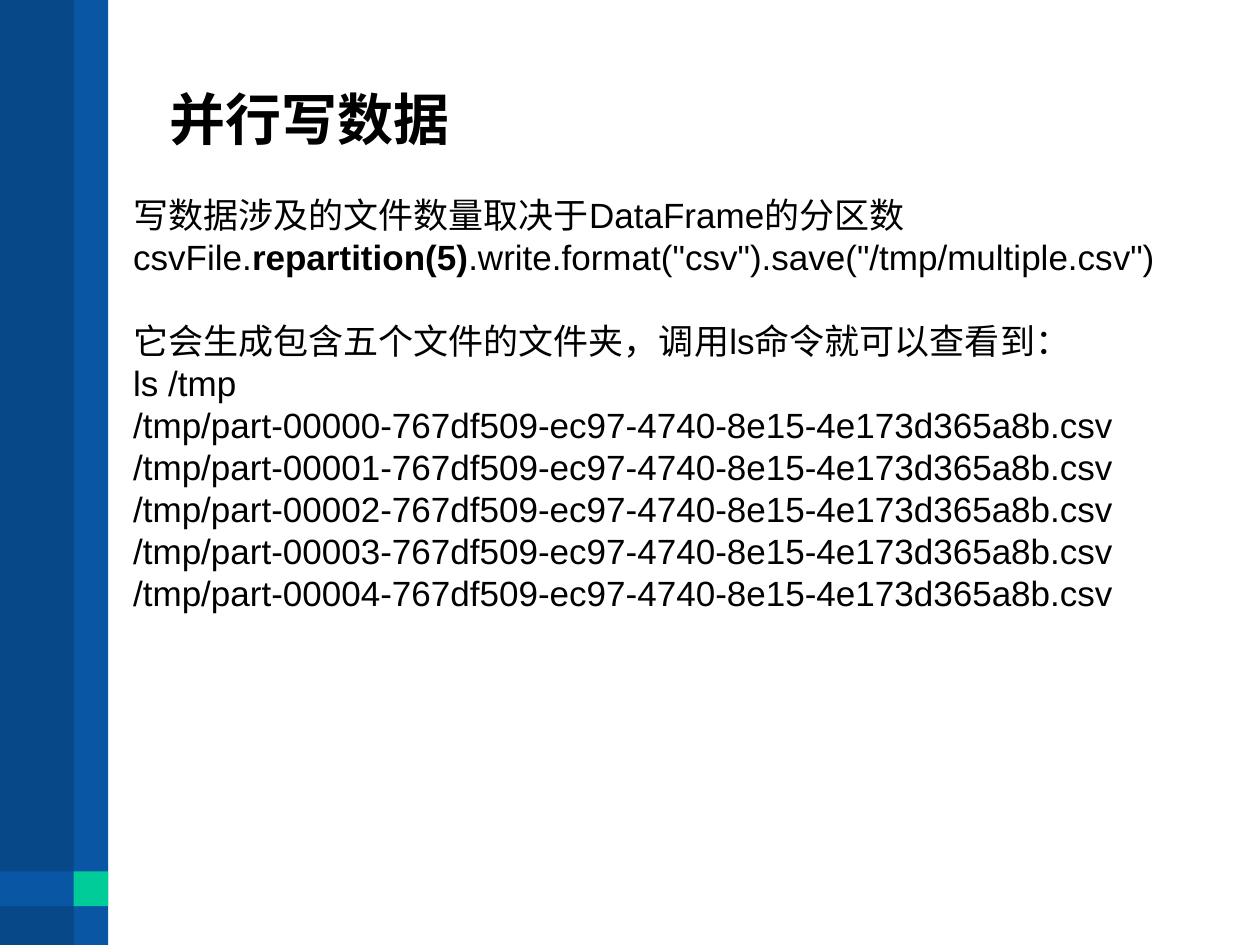
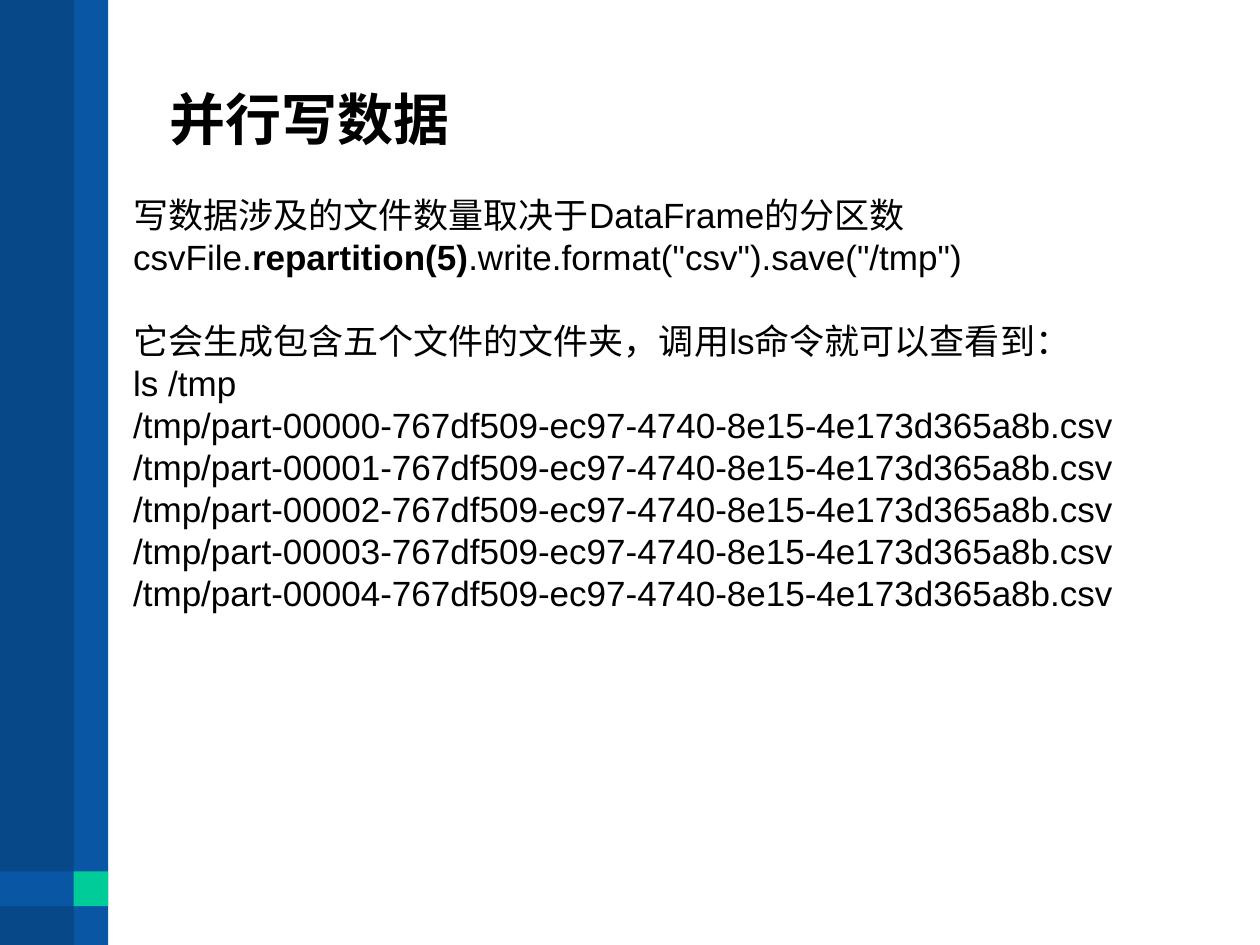
Before and after one commit to wxyzjf/parquet_20200823, a slide deck: slide 18 of SPARK Parquet 简谈.pptx. Drawn at 1260x945 pixels with LibreOffice and Linux fonts; fonts in the diff are those of the drawing. Boxes give left, top, right and bottom in pixels: in the first picture for what was removed or moved away, otherwise in the second. Text is boxed around its words. In the diff, an @@ line names an element or a change of style, - is before the commit and + after.

```diff
--- a/SPARK Parquet 简谈.pptx
+++ b/SPARK Parquet 简谈.pptx
@@ text at [133,244,962,277]: text changed @@
-csvFile.repartition(5).write.format("csv").save("/tmp/multiple.csv")
+csvFile.repartition(5).write.format("csv").save("/tmp")
```
Also in this commit, not shown: 11 other slides changed, 3 slides removed.
